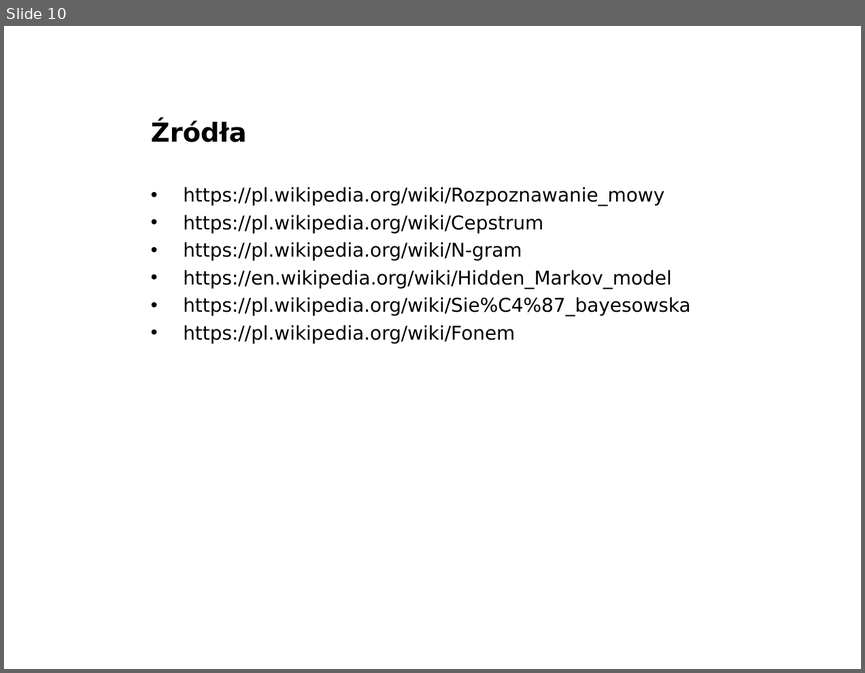
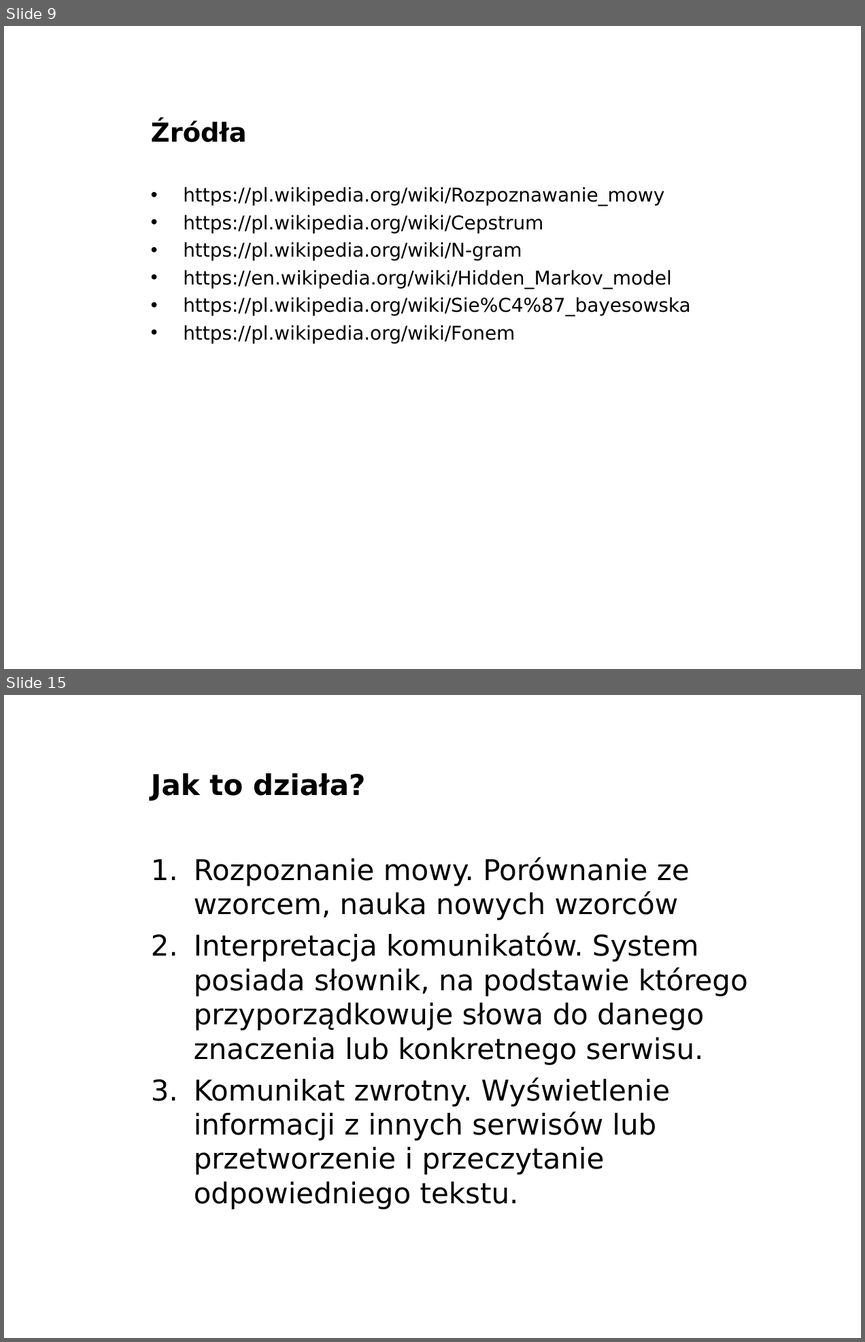
Before and after one commit to Armes/PSI_GCP01_zima_2016-2017_Szymon_Durak, a slide deck: prezentacja/Rozpoznawanie mowy wstęp.ppt. Shown one above the other, each under a label of ours: slide 10 before the commit, slides 9 and 15 after it; the slides between them are not shown. The pictures are 865x673 and 865x1342 pixels, drawn with LibreOffice and Linux fonts; fonts in the diff are those of the drawing; background and template pictures are left out. Boxes give left, top, right and bottom in pixels: in the first picture for what was removed or moved away, otherwise in the second. Text is boxed around its words. In the diff, an @@ line names an element or a change of style, - is before the commit and + after.

```diff
--- a/prezentacja/Rozpoznawanie mowy wstęp.ppt
+++ b/prezentacja/Rozpoznawanie mowy wstęp.ppt
@@ slide 15 added at box(4, 695, 861, 1338), background picture (left out) @@
@@ title added at box(151, 773, 366, 801), 24 pt, text #000000, bold @@
+Jak to działa?
@@ text added at box(194, 857, 748, 1209), 24 pt, text #000000 @@
+1. Rozpoznanie mowy. Porównanie ze wzorcem, nauka nowych wzorców
+2. Interpretacja komunikatów. System posiada słownik, na podstawie którego przyporządkowuje słowa do danego znaczenia lub konkretnego serwisu.
+3. Komunikat zwrotny. Wyświetlenie informacji z innych serwisów lub przetworzenie i przeczytanie odpowiedniego tekstu.
@@ what was slide 10 is now slide 9 @@
```
Also in this commit, not shown: 12 other slides added, 1 slide removed, 1 other file.
